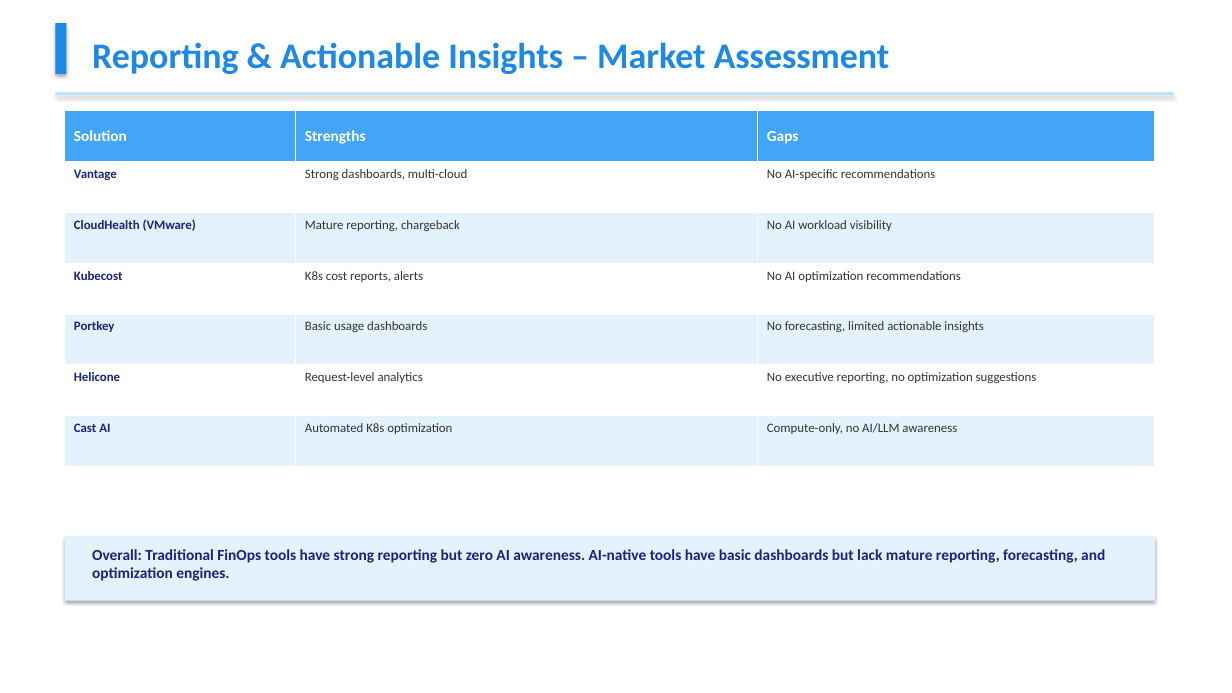
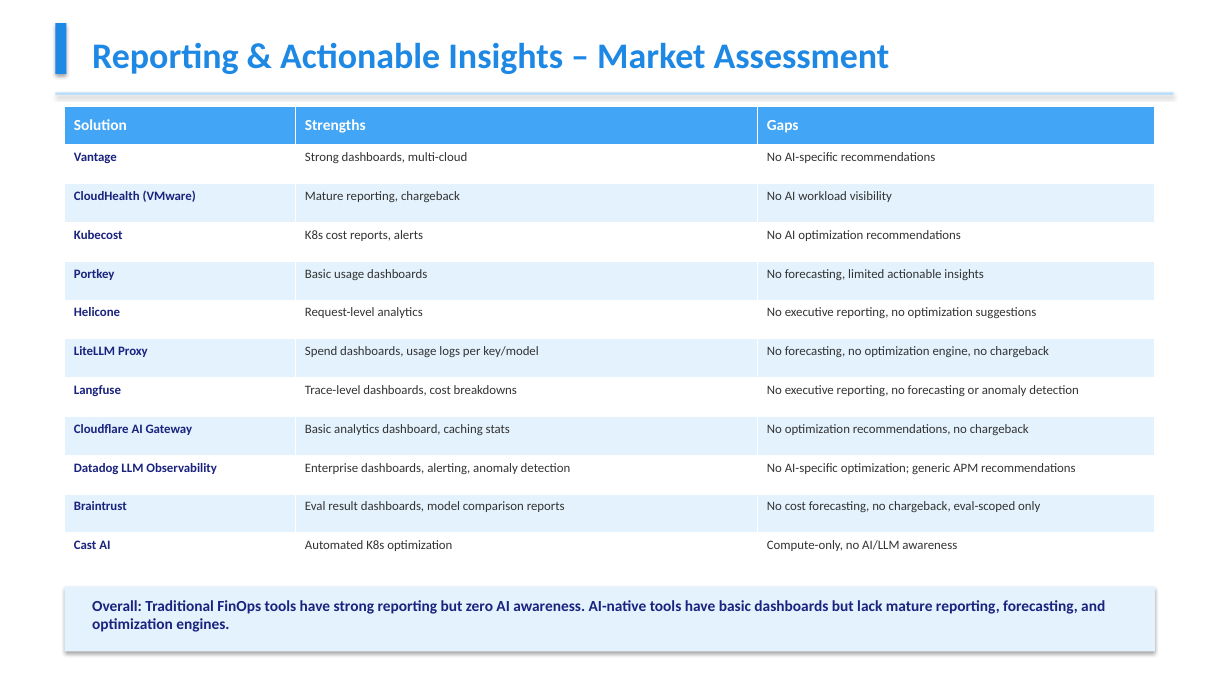
Before and after one commit to Cognition-Partner-Workshops-mirror/app_timesheet, a slide deck: slide 11 of AI_FinOps_Market_Landscape.pptx. Drawn at 1232x693 pixels with LibreOffice and Linux fonts; fonts in the diff are those of the drawing. Boxes give left, top, right and bottom in pixels: in the first picture for what was removed or moved away, otherwise in the second. Text is boxed around its words. In the diff, an @@ line names an element or a change of style, - is before the commit and + after.

```diff
--- a/AI_FinOps_Market_Landscape.pptx
+++ b/AI_FinOps_Market_Landscape.pptx
@@ table at <box>65,106,1155,572</box> @@
+row 7: LiteLLM Proxy | Spend dashboards, usage logs per key/model | No forecasting, no optimization engine, no chargeback
+row 8: Langfuse | Trace-level dashboards, cost breakdowns | No executive reporting, no forecasting or anomaly detection
+row 9: Cloudflare AI Gateway | Basic analytics dashboard, caching stats | No optimization recommendations, no chargeback
+row 10: Datadog LLM Observability | Enterprise dashboards, alerting, anomaly detection | No AI-specific optimization; generic APM recommendations
+row 11: Braintrust | Eval result dashboards, model comparison reports | No cost forecasting, no chargeback, eval-scoped only
@@ table: place and size @@
-table at <box>65,111,1155,467</box>
+table at <box>65,106,1155,572</box>
@@ rectangle: place and size @@
-rectangle at <box>65,536,1155,601</box>
+rectangle at <box>65,587,1155,652</box>
@@ text "Overall: Traditional FinOps tools have ...": place and size @@
-text "Overall: Traditional FinOps tools have ..." at <box>92,549,1105,581</box>
+text "Overall: Traditional FinOps tools have ..." at <box>92,600,1105,632</box>
```
Also in this commit, not shown: 4 other slides changed, 1 other file.
